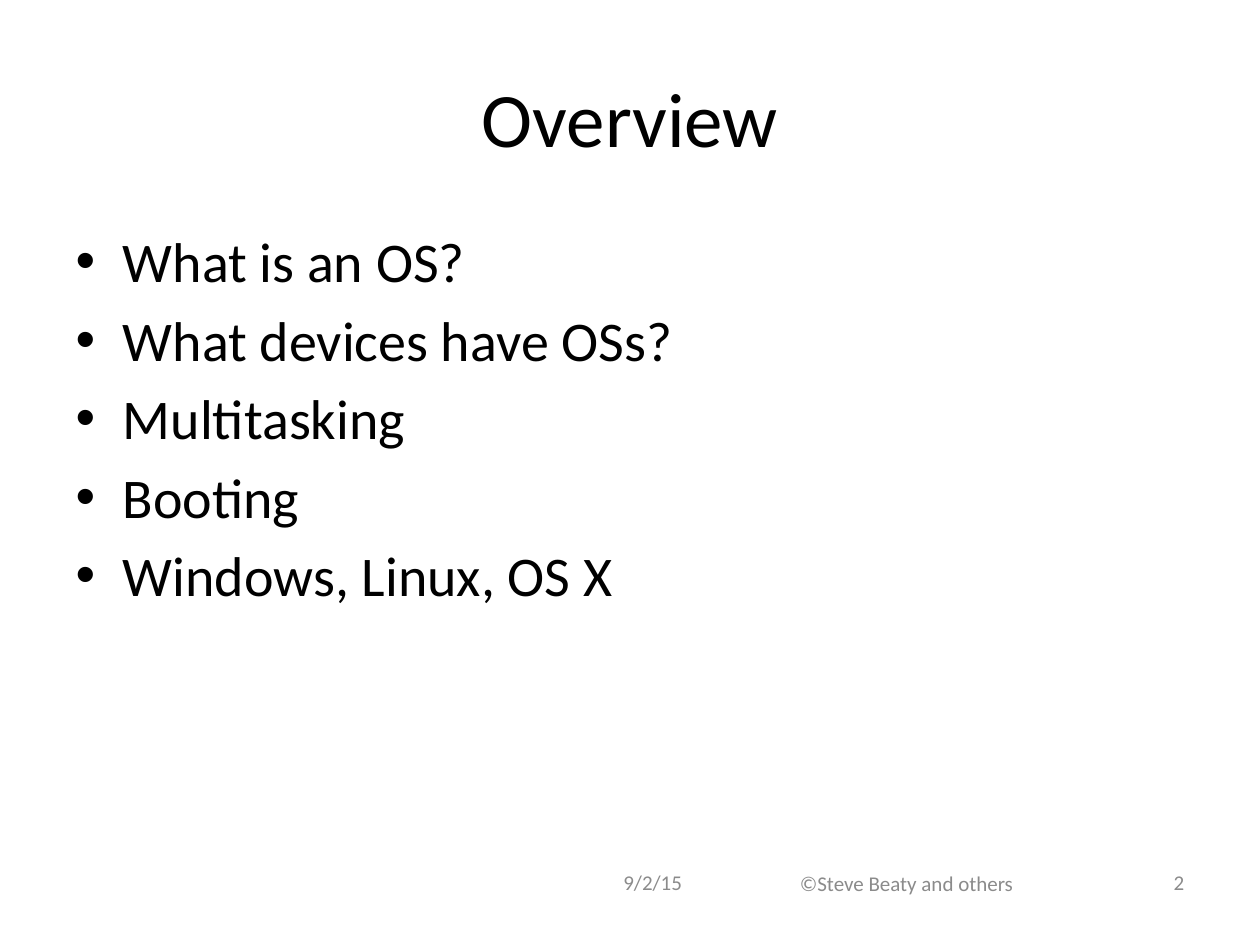
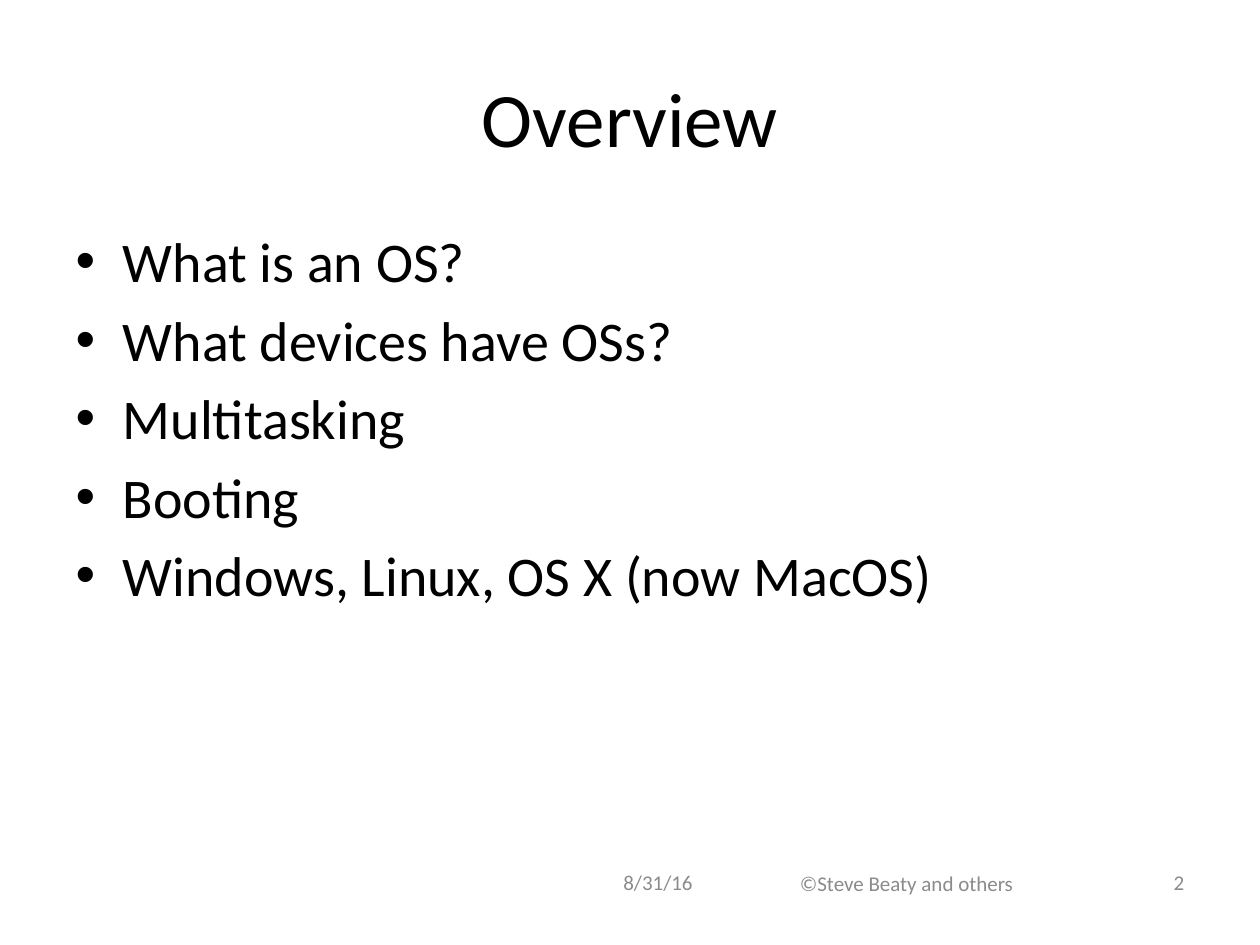
Before and after one commit to ivogeorg/cs1030, a slide deck: slide 2 of slides-steve/Chapter 05.pptx. Drawn at 1260x945 pixels with LibreOffice and Linux fonts; fonts in the diff are those of the drawing; background and template pictures are left out. Boxes give left, top, right and bottom in pixels: in the first picture for what was removed or moved away, otherwise in the second. Text is boxed around its words. In the diff, an @@ line names an element or a change of style, - is before the commit and + after.

```diff
--- a/slides-steve/Chapter 05.pptx
+++ b/slides-steve/Chapter 05.pptx
@@ text at (123,555,931,604): text changed @@
-• Windows, Linux, OS X
+• Windows, Linux, OS X (now MacOS)
@@ text at (623,875,692,891): text changed @@
-9/2/15
+8/31/16
```
Also in this commit, not shown: 33 other slides changed, 5 other files.
